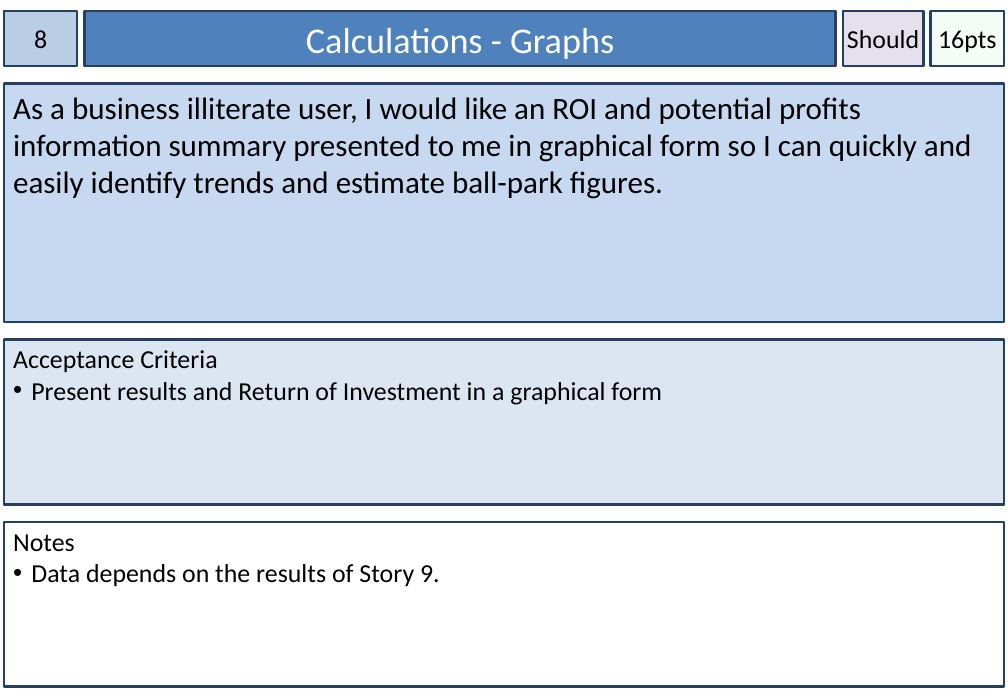
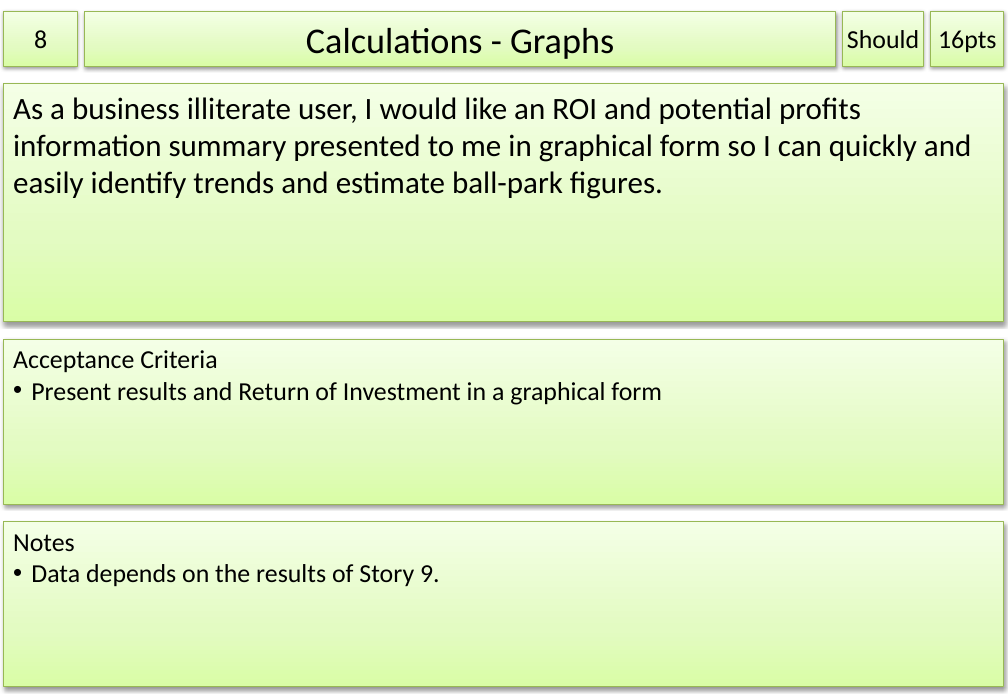
Before and after one commit to blackoutinn372/BlackoutSolarCalculator, a slide deck: slide 9 of com.blackout.solarpanelcalculator/docs/Blackout - Story Cards 2012-09-17.pptx. Drawn at 1008x698 pixels with LibreOffice and Linux fonts; fonts in the diff are those of the drawing. Boxes give left, top, right and bottom in pixels: in the first picture for what was removed or moved away, otherwise in the second. Text is boxed around its words. In the diff, an @@ line names an element or a change of style, - is before the commit and + after.

```diff
--- a/com.blackout.solarpanelcalculator/docs/Blackout - Story Cards 2012-09-17.pptx
+++ b/com.blackout.solarpanelcalculator/docs/Blackout - Story Cards 2012-09-17.pptx
@@ rectangle "8" at [4, 11, 77, 66]: fill #B9CDE5 to gradient #DAFDA7 to #E4FCC2 to #F5FFE7; outline #254061 2 pt to #98B955 0.75 pt; shadow on @@
@@ rectangle "Calculations - Graphs" at [85, 11, 836, 66]: text colour #FFFFFF to #000000; fill #4F81BD to gradient #DAFDA7 to #E4FCC2 to #F5FFE7; outline #254061 2 pt to #98B955 0.75 pt; shadow on @@
@@ rectangle "Should" at [843, 11, 924, 66]: fill #E6E0EC to gradient #DAFDA7 to #E4FCC2 to #F5FFE7; outline #254061 2 pt to #98B955 0.75 pt; shadow on @@
@@ rectangle "16pts" at [931, 11, 1004, 66]: fill #CCF0CD at 20% opacity to gradient #DAFDA7 to #E4FCC2 to #F5FFE7; outline #254061 2 pt to #98B955 0.75 pt; shadow on @@
@@ rectangle "As a business illiterate user, ..." at [4, 84, 1004, 322]: fill #C6D9F1 to gradient #DAFDA7 to #E4FCC2 to #F5FFE7; outline #254061 2 pt to #98B955 0.75 pt; shadow on @@
@@ rectangle "Acceptance Criteria" at [4, 340, 1004, 504]: fill #DCE6F2 to gradient #DAFDA7 to #E4FCC2 to #F5FFE7; outline #254061 2 pt to #98B955 0.75 pt; shadow on @@
@@ rectangle "Notes" at [4, 522, 1004, 687]: fill #FFFFFF to gradient #DAFDA7 to #E4FCC2 to #F5FFE7; outline #254061 2 pt to #98B955 0.75 pt; shadow on @@
```
Also in this commit, not shown: 2 other slides changed, 1 slide added, 5 other files.
